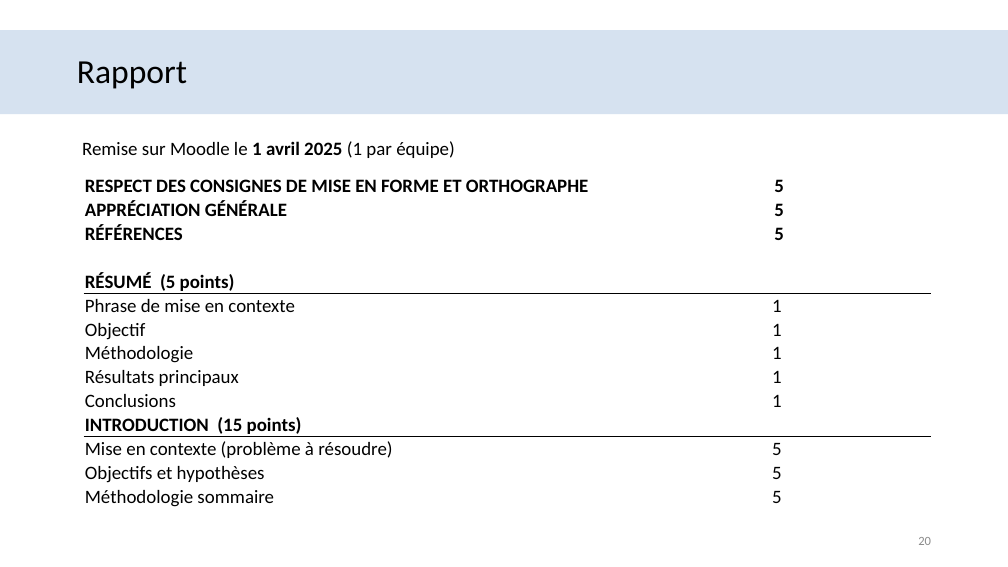
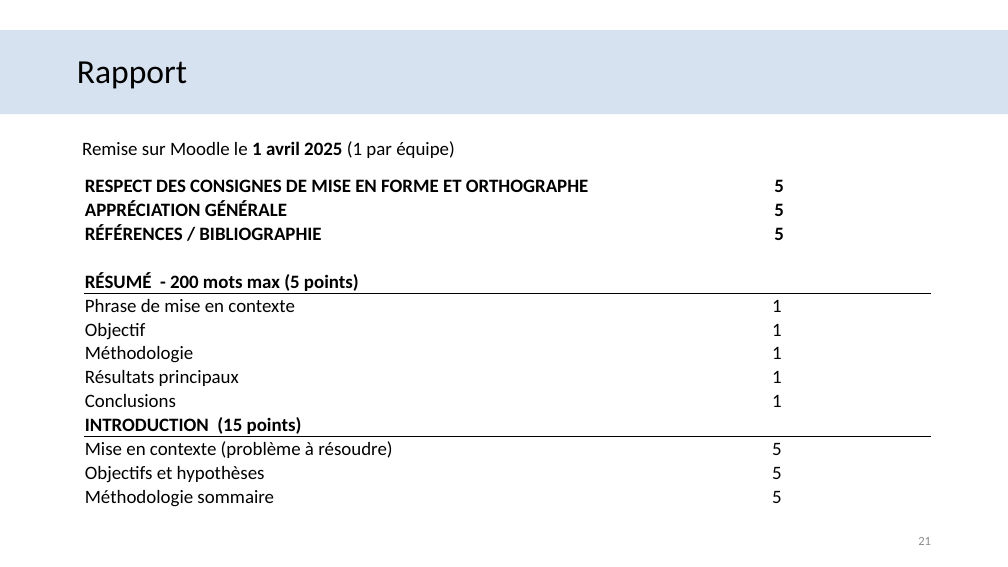
Before and after one commit to ShyGuy509/bio1410_2025, a slide deck: slide 21 of BIO1410_labo-2.pptx (slide 20 before the commit). Drawn at 1008x567 pixels with LibreOffice and Linux fonts; fonts in the diff are those of the drawing; background and template pictures are left out. Boxes give left, top, right and bottom in pixels: in the first picture for what was removed or moved away, otherwise in the second. Text is boxed around its words. In the diff, an @@ line names an element or a change of style, - is before the commit and + after.

```diff
--- a/BIO1410_labo-2.pptx
+++ b/BIO1410_labo-2.pptx
@@ table at (84,174,931,511) @@
-row 3, column 1: RÉFÉRENCES
+row 3, column 1: RÉFÉRENCES / BIBLIOGRAPHIE
-row 5, column 1: RÉSUMÉ (5 points)
+row 5, column 1: RÉSUMÉ - 200 mots max (5 points)
@@ page number at (918,537,931,545): text changed @@
-20
+21
```
Also in this commit, not shown: 7 other slides changed, 1 slide added, 6 other files.
